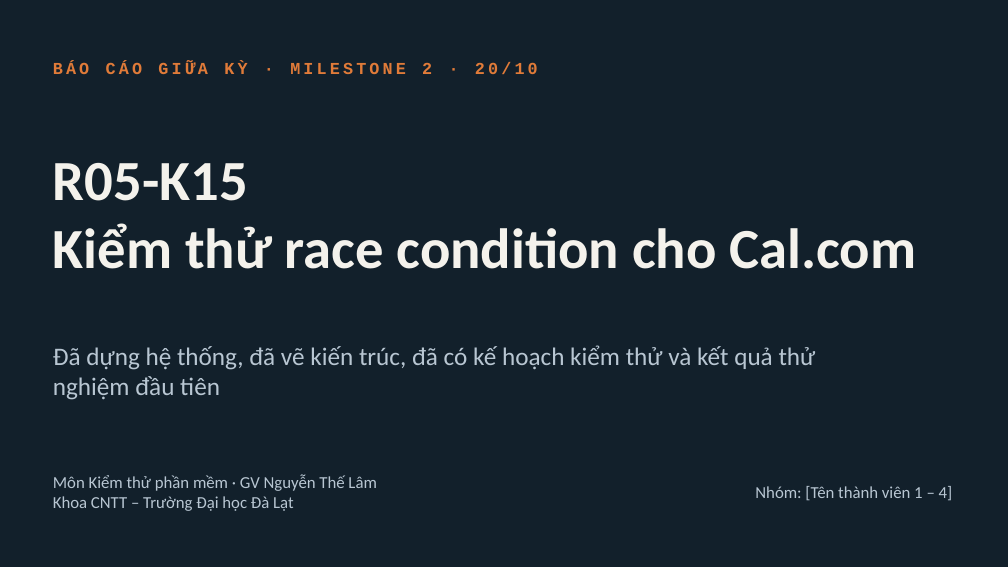
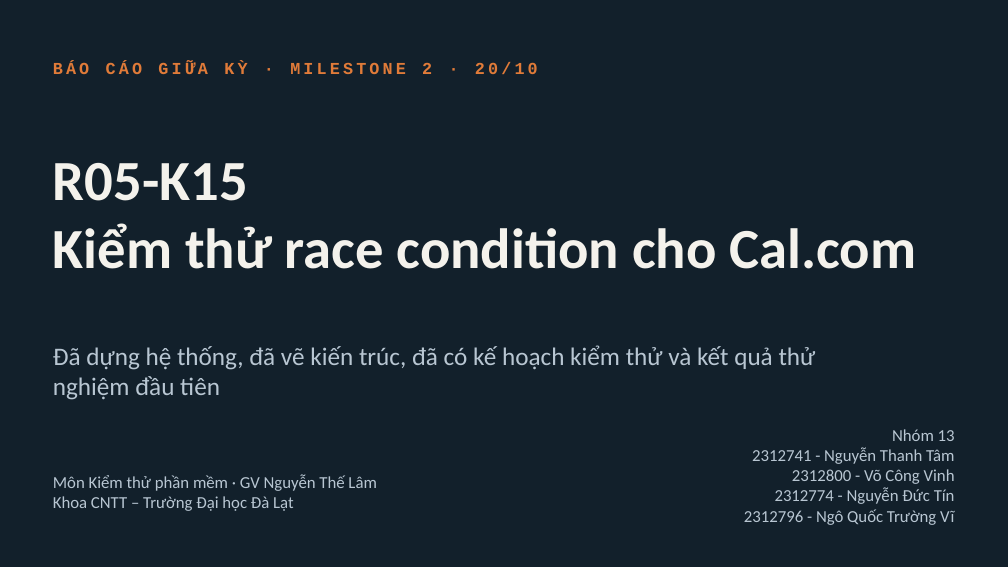
Before and after one commit to 2312741-sudo/kiem_thu_pm, a slide deck: slide 1 of docs/BAO_CAO_GIUA_KY_R05-K15.pptx. Drawn at 1008x567 pixels with LibreOffice and Linux fonts; fonts in the diff are those of the drawing. Boxes give left, top, right and bottom in pixels: in the first picture for what was removed or moved away, otherwise in the second. Text is boxed around its words. In the diff, an @@ line names an element or a change of style, - is before the commit and + after.

```diff
--- a/docs/BAO_CAO_GIUA_KY_R05-K15.pptx
+++ b/docs/BAO_CAO_GIUA_KY_R05-K15.pptx
@@ text "Nhóm 13" at box(744, 429, 955, 525): vertical alignment middle to bottom @@
@@ text at box(744, 429, 955, 525): text changed @@
-Nhóm: [Tên thành viên 1 – 4]
+Nhóm 13
+2312741 - Nguyễn Thanh Tâm
+2312800 - Võ Công Vinh
+2312774 - Nguyễn Đức Tín
+2312796 - Ngô Quốc Trường Vĩ
```
Also in this commit, not shown: 1 other slide changed, 7 other files.
